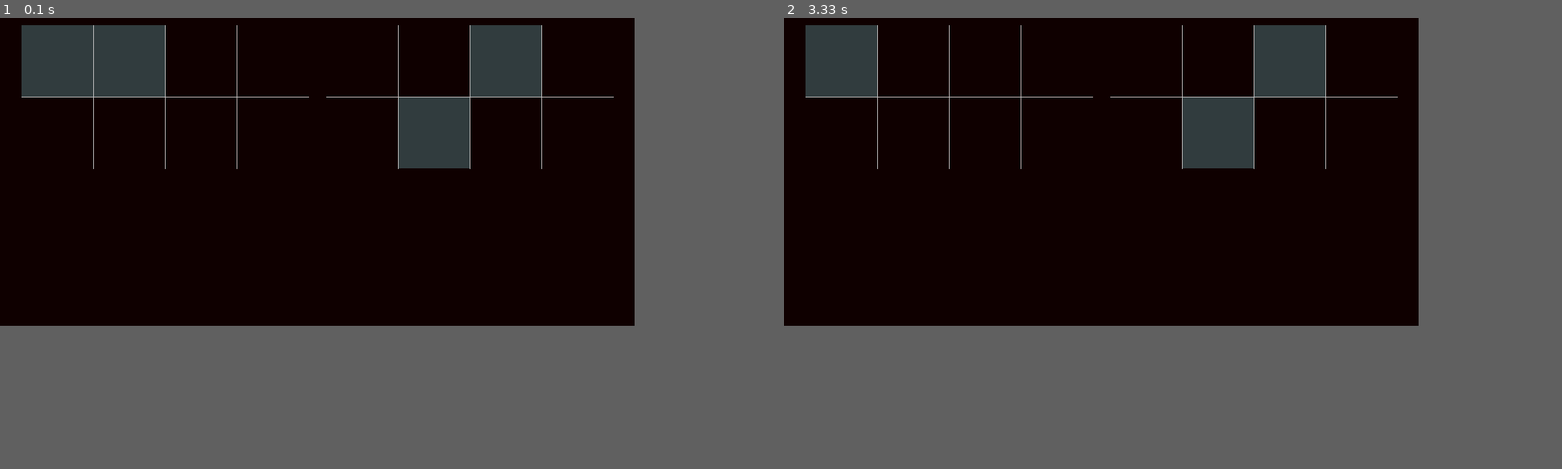
Above: before the commit, frames 1-2 (left to right).
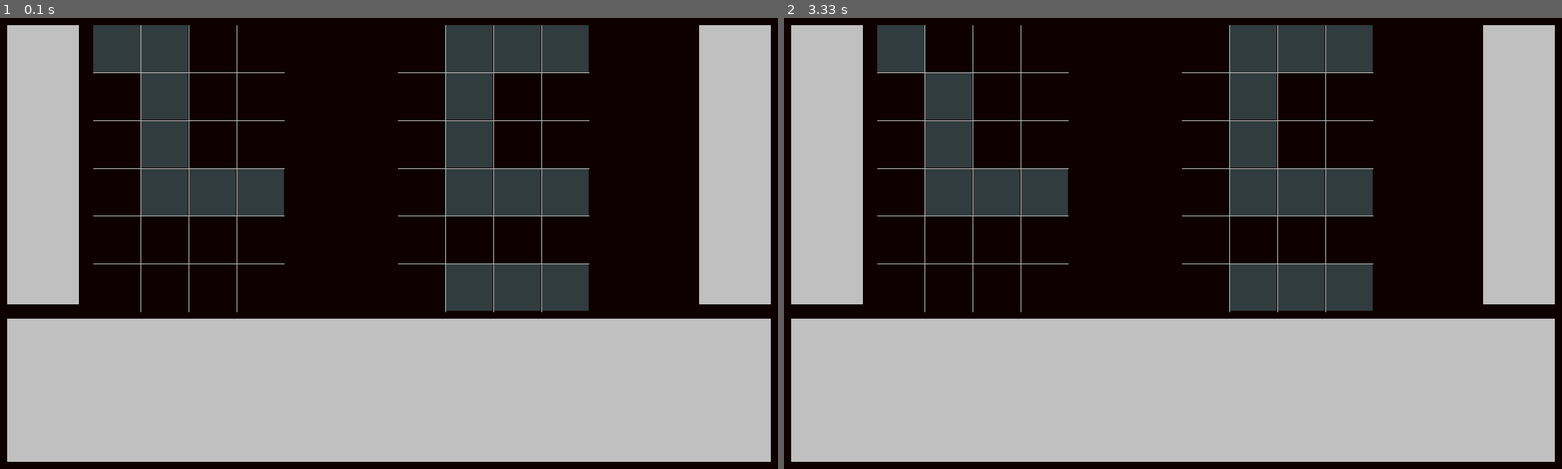
Above: after the commit, the same moments.

Repository: MU-Enigma/BattleShip-BattleGround
Game: pygame game, started from Battleship/BattleGround/main.py
The game is run twice, just before and just after one commit, with the same random seed, the same clock (stepped at 60 frames per second) and the same inputs.
Inputs:
- Up to frame 1 (0.1 s): no input
- Up to frame 2 (3.33 s): no input
The window is 885x430 before the commit and 1085x630 after it. Grey fills any space a smaller window leaves; there, only what the larger window draws over its background counts as a difference.

The runs differ from the first frame. In frame 1, 27% of the frame differs, in the area x 0-100%, y 0-100%; in frame 2, 27%.

Commit message:
Added requirements.txt

Diff:
--- a/Battleship/example_submission/team1.py
+++ b/Battleship/example_submission/team1.py
@@ -25,11 +25,19 @@
 
 board = [
         [1 , 1 , 0, 0],
+        [0 , 1 , 0, 0],
+        [0 , 1 , 0, 0],
+        [0 , 1 , 1, 1],
+        [0 , 0 , 0, 0],
         [0 , 0 , 0, 0]
     ]
 
 
 opponent_board = [
         [-1 , -1 , -1 , -1],
-        [-1 , -1 , -1 , -1]
+        [-1 , -1 , -1 , -1],
+        [-1 , -1 , -1 , -1],
+        [-1 , -1 , -1 , -1],
+        [-1 , -1 , -1 , -1],
+        [-1 , -1 , -1 , -1],
     ]
--- a/Battleship/example_submission/team2.py
+++ b/Battleship/example_submission/team2.py
@@ -24,12 +24,20 @@
 
 
 board = [
-        [0 , 0 , 1, 0],
-        [0 , 1 , 0, 0]
+        [0 , 1 , 1, 1],
+        [0 , 1 , 0, 0],
+        [0 , 1 , 0, 0],
+        [0 , 1 , 1, 1],
+        [0 , 0 , 0, 0],
+        [0 , 1 , 1, 1]
     ]
 
 
 opponent_board = [
         [-1 , -1 , -1 , -1],
-        [-1 , -1 , -1 , -1]
+        [-1 , -1 , -1 , -1],
+        [-1 , -1 , -1 , -1],
+        [-1 , -1 , -1 , -1],
+        [-1 , -1 , -1 , -1],
+        [-1 , -1 , -1 , -1],
     ]
--- a/Battleship/utils/RenderTest.py
+++ b/Battleship/utils/RenderTest.py
@@ -9,8 +9,8 @@
 """
 
 pr.max_board_dim = [400, 400]
-pr.side_column_width = 0
-pr.leaderboard_height = 0
+pr.side_column_width = 100
+pr.leaderboard_height = 200
 
 # Can override margins/thickness here
 
Not shown, added: requirements.txt
